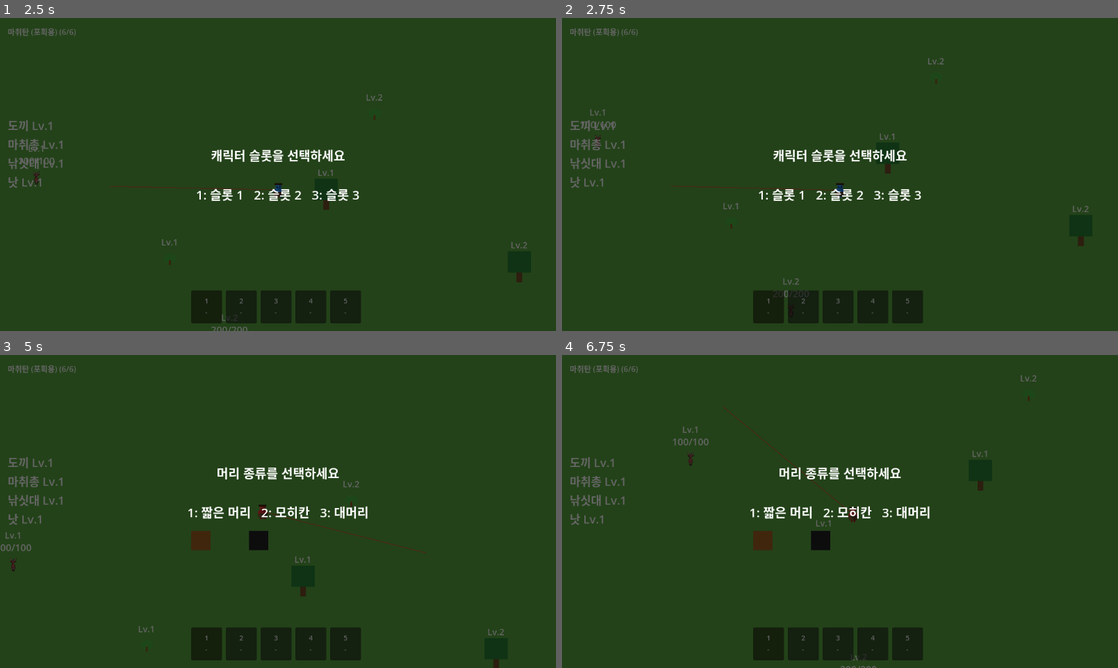
Above: before the commit, frames 1-4 (two rows, left to right).
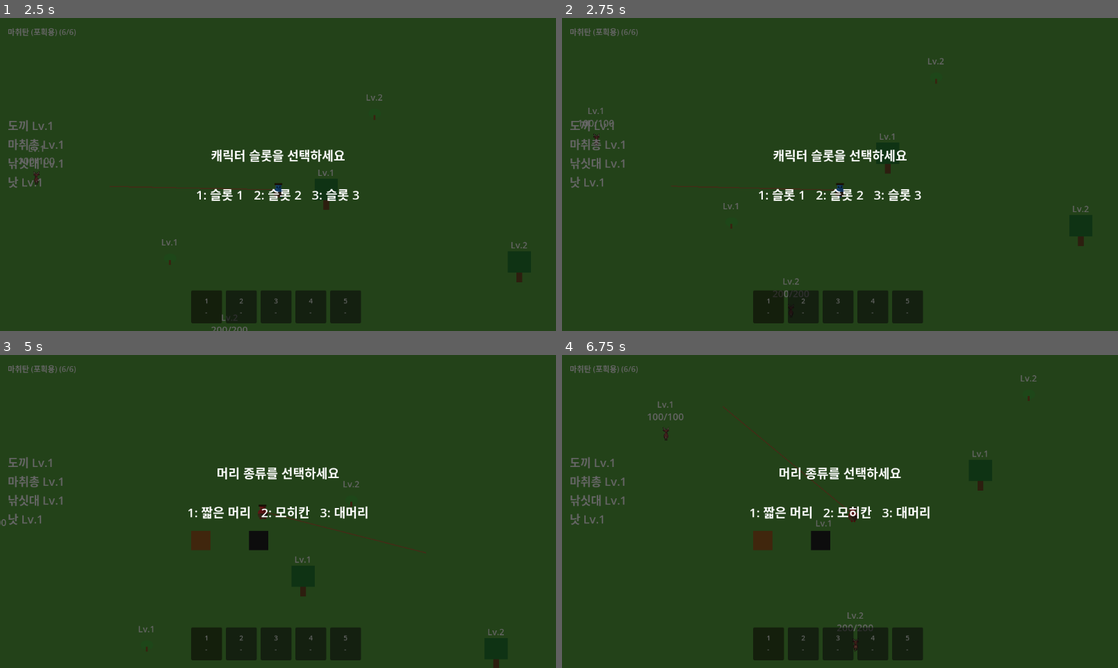
Above: after the commit, the same moments.

Repository: kimtuna/test_game
Game: Godot game, scene res://scenes/MainMenu.tscn
Two runs of this game, one before a commit and one after it. Both use one fixed random seed, a clock stepped at 60 frames per second and the inputs below.
Inputs (mouse positions are in pixels of both pictures, inside the frame that each line leads up to):
- Up to frame 1 (2.5 s): click "시작" at 0.5 s; tap Enter at 1.25 s; move the mouse to (400, 158) at 1.27 s; hold D (move_right) 1.28-2.03 s; click (400, 158) at 1.35 s; tap Space at 1.52, 2.27 s; move the mouse to (166, 190) at 2.02 s; hold S (move_down) from 2.03 s (still down); right-click (166, 190) at 2.1 s
- Up to frame 2 (2.75 s): keep holding S (move_down)
- Up to frame 3 (5 s): move the mouse to (333, 442) at 2.77 s; release S (move_down) at 2.78 s; hold D (move_right) 2.78-3.53 s; tap 1 at 2.85 s; move the mouse to (250, 574) at 3.52 s; hold W (move_up) 3.53-4.28 s; tap 2 at 3.6 s; click (250, 574) at 3.67 s; tap Space at 3.77, 4.52 s; move the mouse to (444, 558) at 4.27 s; hold A (move_left) from 4.28 s (still down); tap 3 at 4.35 s
- Up to frame 4 (6.75 s): move the mouse to (673, 464) at 5.02 s; tap 4 at 5.1 s; tap Space at 5.27 s; move the mouse to (867, 511) at 5.77 s; release A (move_left) at 5.78 s; hold S (move_down) 5.78-6.53 s; tap 5 at 5.85 s; click (867, 511) at 5.92 s; move the mouse to (756, 433) at 6.52 s; hold D (move_right) from 6.53 s (still down); tap E at 6.6 s

Frame 1 is identical in both runs. In frame 2, 0.1% of the frame differs, in the area x 3-10%, y 28-42%; in frame 3, 0.1%; in frame 4, 0.4%, in the area x 15-57%, y 14-100%.

Commit message:
fix: 사슴이 도주 중이 아닐 때 기본 배회(wander) 행동을 하도록 추가 (inbox #13 문제 3 처리)
is_fleeing이 아니면 동물이 아예 움직이지 않던 문제를 고쳤다. 정지→무작위 방향 이동→다시 정지를 반복하는 배회 상태 기계(_process_wandering)를 추가했고, 도주/배회가 공유하는 "이동 적용 → 경계 반사 → clamp" 로직을 _move_with_reflection()으로 뽑아 문제 2(status.md #74)에서 만든 _reflect_direction() 순수 함수를 그대로 재사용했다. 도주가 시작되면 배회 상태를 즉시 정지로 리셋해 두 행동이 겹치지 않게 했다.

회귀 테스트로 tests/animal_wander_headless_test.gd를 추가했다. 비headless 창으로 실제 좌표 변화를 확인해 이동→정지 사이클이 의도대로 동작함을 검증했다.

Co-Authored-By: Claude Sonnet 5 <noreply@anthropic.com>

Diff:
--- a/scripts/animal.gd
+++ b/scripts/animal.gd
@@ -107,6 +107,17 @@
 # 바뀐 프레임에는 _update_facing()도 다시 호출해 flip_h가 반사된 방향을
 # 따라가도록 했다 — 안 그러면 문제 1에서 고친 방향 반전이 경계에서 튕길 때만
 # 어긋나 보이게 된다.
+#
+# inbox.md #13 문제 3: 도주 중이 아니면 동물이 아예 움직이지 않던 문제를
+# 고쳤다. "정지 → 무작위 방향으로 잠깐 이동 → 다시 정지"를 반복하는 배회
+# 행동을 추가했다(_process_wandering). 이동/정지 구간의 이동 로직은 도주
+# 이동과 완전히 같은 모양(이동 적용 → 경계 반사 → clamp)이라, 그 공통 부분을
+# _move_with_reflection()으로 뽑아 도주(_physics_process)와 배회 양쪽에서
+# 재사용한다 — _reflect_direction()이 순수 함수로 만들어져 있었던 덕분에
+# 그대로 가져다 쓸 수 있었다. 도주가 시작되면(_start_fleeing) 배회 상태를
+# 즉시 정지로 리셋해 두 행동이 같은 프레임에 겹쳐 움직이지 않게 했고, 도주가
+# 끝나면 배회는 다음 무작위 정지 구간부터 다시 시작한다(도주 직후 곧바로
+# 다시 움직이면 "쫓기다가 바로 다시 태연히 돌아다니는" 것처럼 보여 부자연스럽다).
 
 signal harvested(resource_name: String, amount: int)
 signal captured(animal_name: String)
@@ -116,6 +127,12 @@
 const CAPTURE_HEALTH_RATIO: float = 0.08
 const FLEE_SPEED: float = 220.0
 const FLEE_DURATION: float = 0.6
+
+const WANDER_SPEED: float = 55.0
+const WANDER_MOVE_MIN: float = 1.0
+const WANDER_MOVE_MAX: float = 2.5
+const WANDER_PAUSE_MIN: float = 1.5
+const WANDER_PAUSE_MAX: float = 4.0
 
 const BASE_TEXTURE_PATH := "res://assets/sprites/animal/deer_base.png"
 const WALK_FRAME_COUNT := 16
@@ -133,6 +150,10 @@
 var flee_timer: float = 0.0
 var flee_direction: Vector2 = Vector2.ZERO
 var terrain: Node = null
+
+var is_wander_moving: bool = false
+var wander_timer: float = 0.0
+var wander_direction: Vector2 = Vector2.ZERO
 
 var base_texture: Texture2D = null
 var walk_frames: Array[Texture2D] = []
@@ -164,6 +185,7 @@
 	grade_label.text = "Lv.%d" % grade
 	_update_health_label()
 	terrain = get_tree().get_first_node_in_group("terrain")
+	wander_timer = randf_range(WANDER_PAUSE_MIN, WANDER_PAUSE_MAX)
 
 func _on_body_entered(body: Node2D) -> void:
 	if body.is_in_group("player"):
@@ -209,21 +231,50 @@
 		if player_in_sound_range != null and player_in_sound_range.velocity.length() > 0.0:
 			_start_fleeing(player_in_sound_range)
 		else:
-			_update_walk_animation(delta, false)
+			_process_wandering(delta)
 			return
-	global_position += flee_direction * FLEE_SPEED * delta
-	if terrain != null:
-		var bounds: Rect2 = terrain.get_island_bounds()
-		var reflected := _reflect_direction(global_position, flee_direction, bounds)
-		if reflected != flee_direction:
-			flee_direction = reflected
-			_update_facing(flee_direction)
-		global_position.x = clamp(global_position.x, bounds.position.x, bounds.end.x)
-		global_position.y = clamp(global_position.y, bounds.position.y, bounds.end.y)
+	flee_direction = _move_with_reflection(flee_direction, FLEE_SPEED, delta)
 	flee_timer -= delta
 	if flee_timer <= 0.0:
 		is_fleeing = false
 	_update_walk_animation(delta, is_fleeing)
+
+# inbox.md #13 문제 3: 도주 중이 아닐 때 호출된다. wander_timer가 0이 되면
+# 정지↔이동 상태를 전환한다 — 정지에서 이동으로 바뀔 때만 새 무작위 방향을
+# 뽑고(이동 중에는 방향을 유지해야 갈지자로 떨림 없이 자연스럽다), 각 상태의
+# 지속 시간도 매번 새로 무작위로 뽑아 모든 개체가 같은 박자로 움직이지 않게
+# 한다.
+func _process_wandering(delta: float) -> void:
+	wander_timer -= delta
+	if wander_timer <= 0.0:
+		if is_wander_moving:
+			is_wander_moving = false
+			wander_timer = randf_range(WANDER_PAUSE_MIN, WANDER_PAUSE_MAX)
+		else:
+			is_wander_moving = true
+			wander_direction = Vector2.RIGHT.rotated(randf_range(0.0, TAU))
+			_update_facing(wander_direction)
+			wander_timer = randf_range(WANDER_MOVE_MIN, WANDER_MOVE_MAX)
+	if is_wander_moving:
+		wander_direction = _move_with_reflection(wander_direction, WANDER_SPEED, delta)
+	_update_walk_animation(delta, is_wander_moving)
+
+# 도주 이동과 배회 이동이 공유하는 "이동 적용 → 경계에서 반사 → clamp"
+# 로직을 하나로 묶었다(inbox #13 문제 2에서 만든 _reflect_direction()이 순수
+# 함수라 그대로 재사용 가능했다). 방향이 실제로 바뀐 프레임에는
+# _update_facing()도 함께 호출해 flip_h가 반사된 방향을 따라가게 한다.
+func _move_with_reflection(direction: Vector2, speed: float, delta: float) -> Vector2:
+	global_position += direction * speed * delta
+	var result := direction
+	if terrain != null:
+		var bounds: Rect2 = terrain.get_island_bounds()
+		var reflected := _reflect_direction(global_position, direction, bounds)
+		if reflected != direction:
+			result = reflected
+			_update_facing(result)
+		global_position.x = clamp(global_position.x, bounds.position.x, bounds.end.x)
+		global_position.y = clamp(global_position.y, bounds.position.y, bounds.end.y)
+	return result
 
 # player.gd의 _update_walk_animation과 동일한 패턴(inbox #9 4번) — 이동 중일
 # 때만 WALK_FRAME_DURATION마다 프레임을 순환시키고, 멈추면 즉시 정지 텍스처
@@ -263,6 +314,8 @@
 
 func _start_fleeing(threat: Node2D = null) -> void:
 	is_fleeing = true
+	is_wander_moving = false
+	wander_timer = randf_range(WANDER_PAUSE_MIN, WANDER_PAUSE_MAX)
 	flee_timer = FLEE_DURATION
 	var reference: Node2D = threat if threat != null else player_nearby
 	if reference != null:
--- /dev/null
+++ b/tests/animal_wander_headless_test.gd
@@ -0,0 +1,56 @@
+extends SceneTree
+
+# inbox.md #13 문제 3 회귀 테스트: 도주 중이 아닐 때 동물이 가만히 서있지
+# 않고 주기적으로 무작위 방향으로 배회하는지, 그리고 도주가 시작되면 배회가
+# 즉시 멈추고 도주 로직이 우선하는지 확인한다.
+# 실행: godot --headless --path . --script res://tests/animal_wander_headless_test.gd
+#
+# 이전 버그: is_fleeing이 아니면 _physics_process()가 아무 이동도 적용하지
+# 않아 동물이 도주 중이 아닐 때는 항상 완전히 정지해 있었다.
+
+func _initialize() -> void:
+	var main: Node2D = load("res://scenes/Main.tscn").instantiate()
+	root.add_child(main)
+	await process_frame
+
+	var animal: Area2D = main.get_node("Animal")
+	var start_position: Vector2 = animal.global_position
+
+	var ok := true
+
+	# 배회 타이머를 짧게 강제해 곧바로 이동 상태로 전환되게 한다.
+	animal.wander_timer = 0.01
+	animal.is_wander_moving = false
+
+	var moved := false
+	for i in range(180):
+		await physics_frame
+		if animal.global_position.distance_to(start_position) > 1.0:
+			moved = true
+			break
+
+	if not moved:
+		push_error("FAIL: 도주 중이 아닌데도 동물이 배회하며 움직이지 않음 (start=%s, now=%s)" % [start_position, animal.global_position])
+		ok = false
+	elif animal.is_fleeing:
+		push_error("FAIL: 배회 테스트 도중 의도치 않게 도주 상태로 전환됨")
+		ok = false
+
+	# 배회 중에 도주가 시작되면 배회가 즉시 멈추고 도주 로직이 우선해야 한다.
+	animal.is_wander_moving = true
+	animal.wander_direction = Vector2.LEFT
+	animal._start_fleeing(null)
+
+	if animal.is_wander_moving:
+		push_error("FAIL: 도주 시작 후에도 is_wander_moving이 여전히 true")
+		ok = false
+	if not animal.is_fleeing:
+		push_error("FAIL: _start_fleeing() 호출 후 is_fleeing이 true가 아님")
+		ok = false
+
+	if ok:
+		print("HEADLESS_ANIMAL_WANDER_TEST: PASS (start=%s, moved_to=%s)" % [start_position, animal.global_position])
+		quit(0)
+	else:
+		print("HEADLESS_ANIMAL_WANDER_TEST: FAIL")
+		quit(1)
